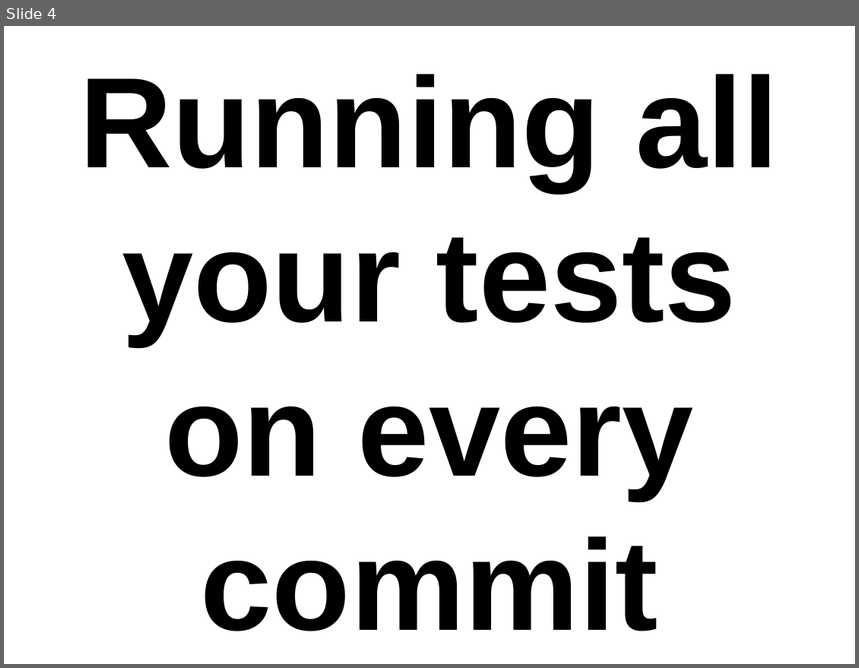
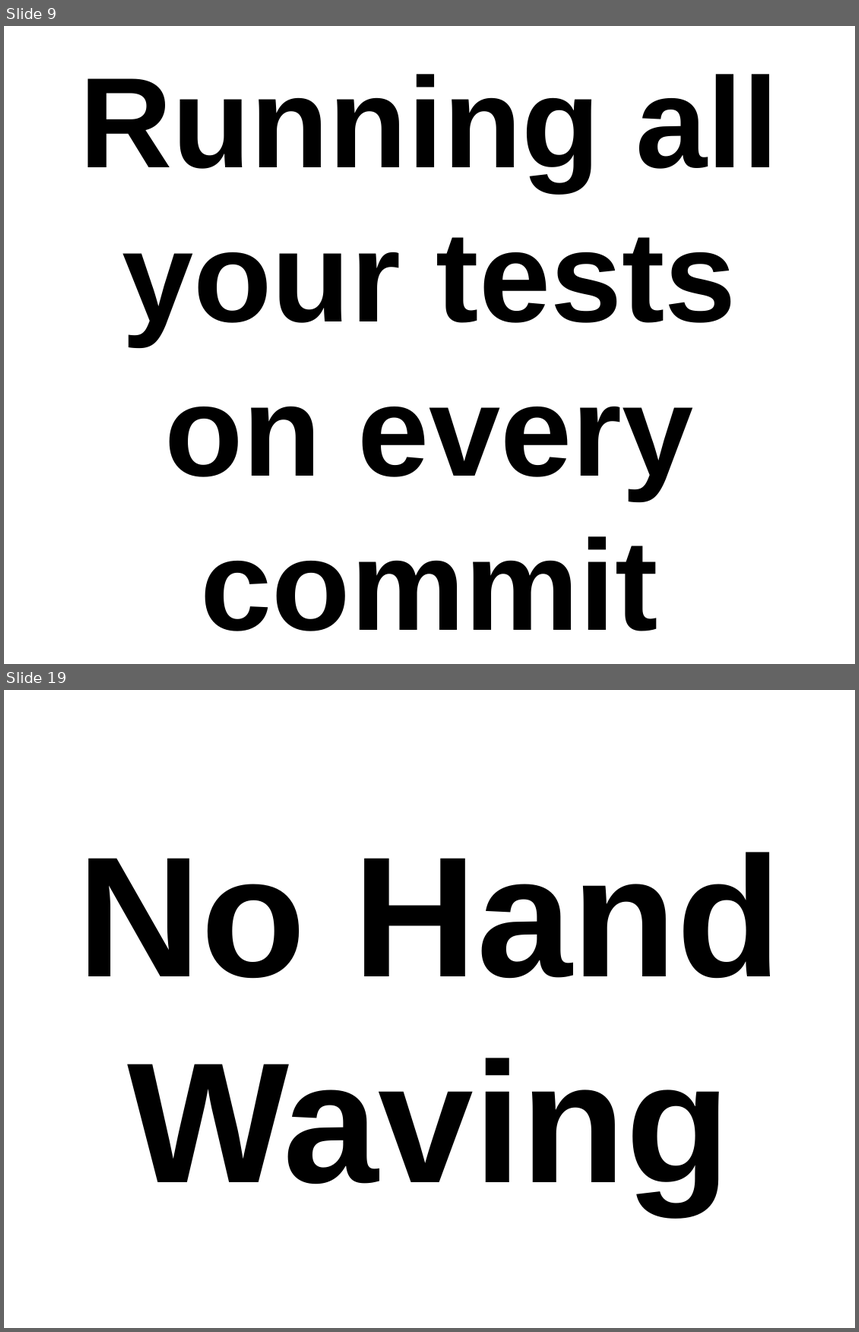
Before and after one commit to thewoolleyman/ci_for_the_rails_guy_or_gal, a slide deck: presentation/ci_for_the_web_2.0_guy_or_gal.odp. Shown one above the other, each under a label of ours: slide 4 before the commit, slides 9 and 19 after it; the slides between them are not shown. The pictures are 859x668 and 859x1332 pixels, drawn with LibreOffice and Linux fonts; fonts in the diff are those of the drawing. Boxes give left, top, right and bottom in pixels: in the first picture for what was removed or moved away, otherwise in the second. Text is boxed around its words. In the diff, an @@ line names an element or a change of style, - is before the commit and + after.

```diff
--- a/presentation/ci_for_the_web_2.0_guy_or_gal.odp
+++ b/presentation/ci_for_the_web_2.0_guy_or_gal.odp
@@ slide 19 added at box(4, 690, 855, 1328), background #FFFFFF @@
@@ title added at box(77, 852, 781, 1214), 160 pt, text #000000, bold @@
+No Hand Waving
@@ what was slide 4 is now slide 9 @@
```
Also in this commit, not shown: 20 other slides added, 1 slide removed.
